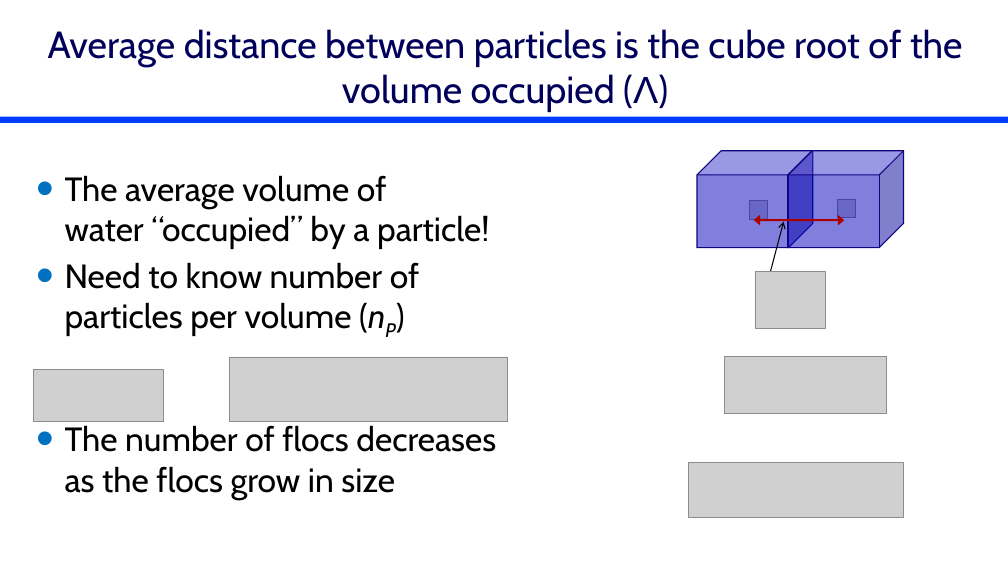
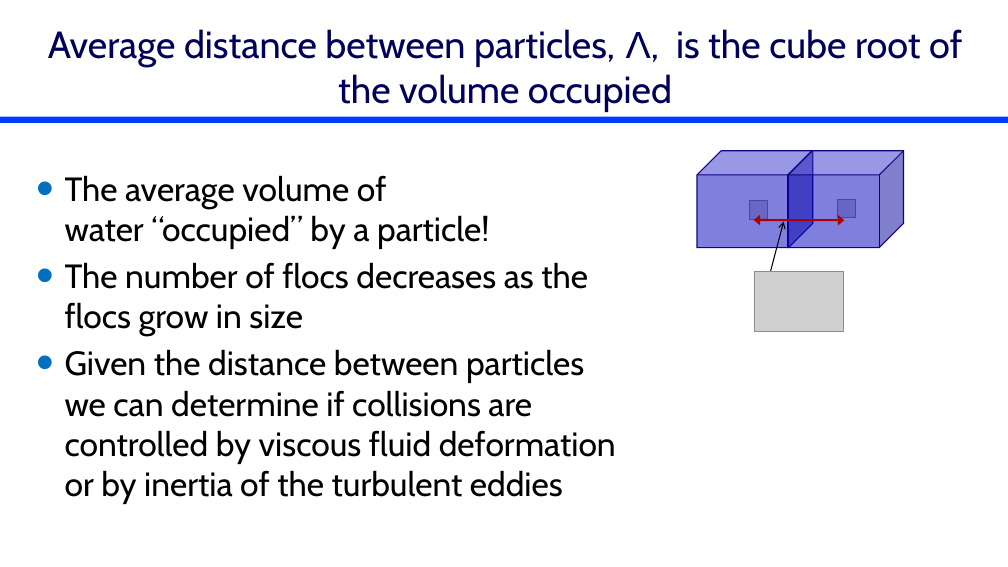
Before and after one commit to monroews/CEE4520Lectures, a slide deck: slide 19 of Flocculation Model.pptx (slide 20 before the commit). Drawn at 1008x567 pixels with LibreOffice and Linux fonts; fonts in the diff are those of the drawing; grey boxes stand for pictures. Boxes give left, top, right and bottom in pixels: in the first picture for what was removed or moved away, otherwise in the second. Text is boxed around its words. In the diff, an @@ line names an element or a change of style, - is before the commit and + after.

```diff
--- a/Flocculation Model.pptx
+++ b/Flocculation Model.pptx
@@ title at (48,29,962,112): text changed @@
-Average distance between particles is the cube root of the volume occupied (Λ)
+Average distance between particles, Λ, is the cube root of the volume occupied
@@ text at (65,262,419,336): paragraph removed @@
-• Need to know number of particles per volume (nP)
@@ picture: place and size @@
-picture at (755,271,827,328)
+picture at (755,271,844,331)
@@ text at (65,349,616,504): paragraph added @@
+• Given the distance between particles we can determine if collisions are controlled by viscous fluid deformation or by inertia of the turbulent eddies
@@ picture removed at (230,357,507,422) @@
@@ picture removed at (724,356,886,414) @@
@@ picture removed at (33,370,163,422) @@
@@ picture removed at (689,463,904,518) @@
```
Also in this commit, not shown: 19 other slides changed, 11 slides added, 7 slides removed.
